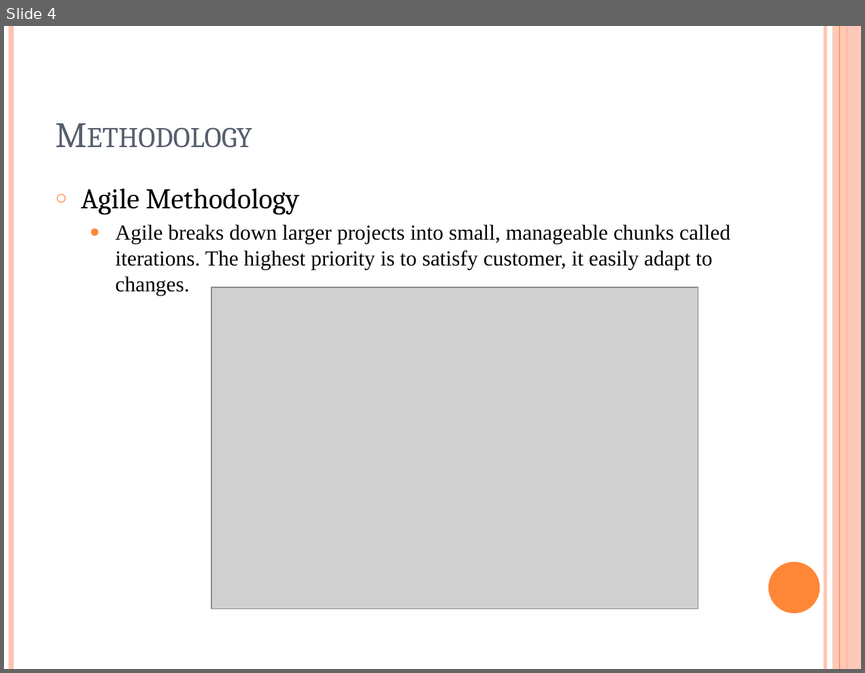
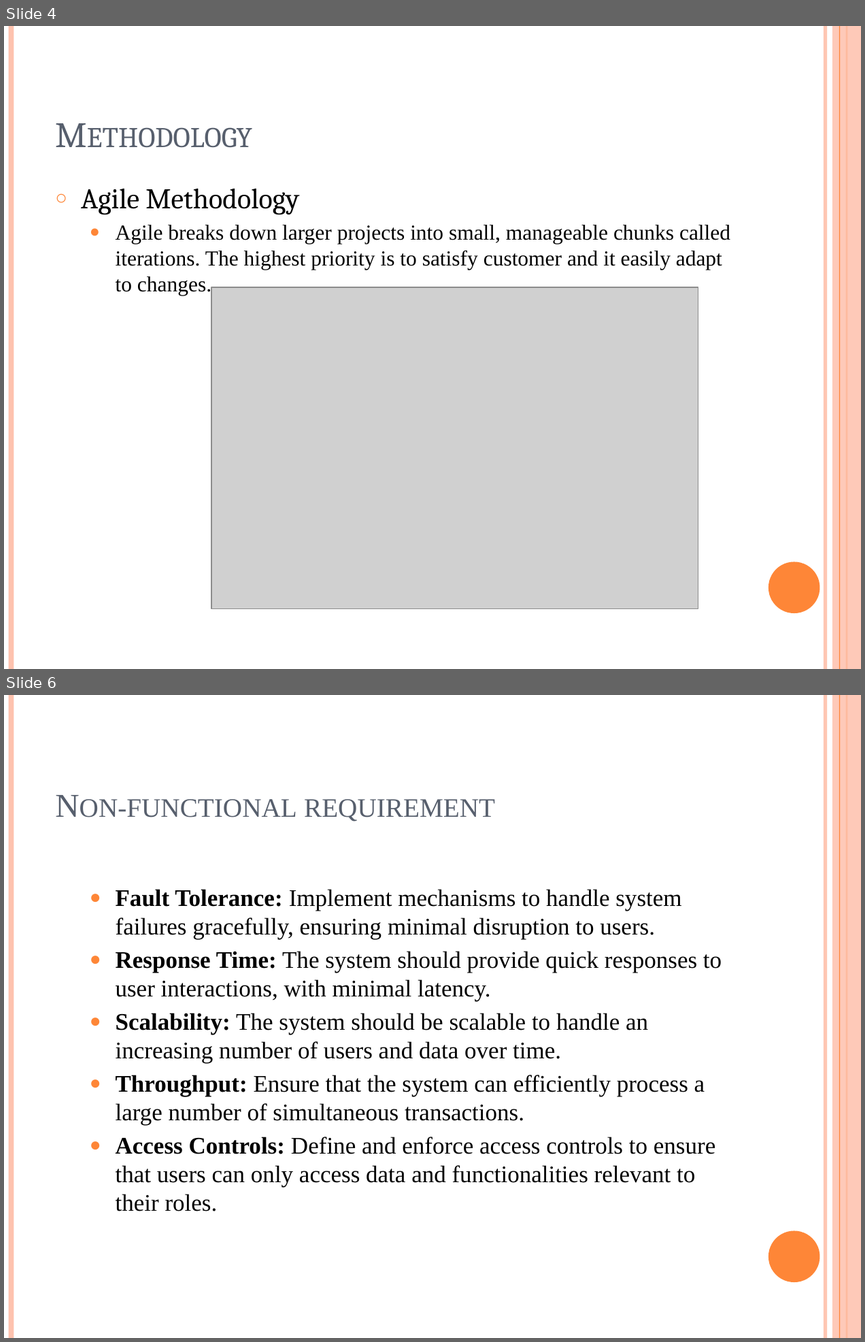
Before and after one commit to deefah/FYPdocument, a slide deck: Final Year Project Design.pptx. Shown one above the other, each under a label of ours: slide 4 before the commit, slides 4 and 6 after it; the slides between them are not shown. The pictures are 865x673 and 865x1342 pixels, drawn with LibreOffice and Linux fonts; fonts in the diff are those of the drawing; grey boxes stand for pictures. Boxes give left, top, right and bottom in pixels: in the first picture for what was removed or moved away, otherwise in the second. Text is boxed around its words. In the diff, an @@ line names an element or a change of style, - is before the commit and + after.

```diff
--- a/Final Year Project Design.pptx
+++ b/Final Year Project Design.pptx
@@ slide 6 added at (4, 695, 861, 1338), background #FFFFFF; not listed: 6 template elements that a slide beside it also shows @@
@@ title added at (79, 799, 495, 821), 28 pt, text #575F6D, small capitals @@
+Non-functional requirement
@@ text added at (116, 889, 721, 1211), 20 pt, text #000000 @@
+  ● Fault Tolerance: Implement mechanisms to handle system failures gracefully, ensuring minimal disruption to users.
+  ● Response Time: The system should provide quick responses to user interactions, with minimal latency.
+  ● Scalability: The system should be scalable to handle an increasing number of users and data over time.
+  ● Throughput: Ensure that the system can efficiently process a large number of simultaneous transactions.
+  ● Access Controls: Define and enforce access controls to ensure that users can only access data and functionalities relevant to their roles.
@@ slide 4 changed as well @@
@@ text at (116, 225, 730, 295): text changed @@
-  ● Agile breaks down larger projects into small, manageable chunks called iterations. The highest priority is to satisfy customer, it easily adapt to changes.
+  ● Agile breaks down larger projects into small, manageable chunks called iterations. The highest priority is to satisfy customer and it easily adapt to changes.
```
Also in this commit, not shown: 8 other slides changed, 7 other slides added, 3 slides removed, 1 other file.
